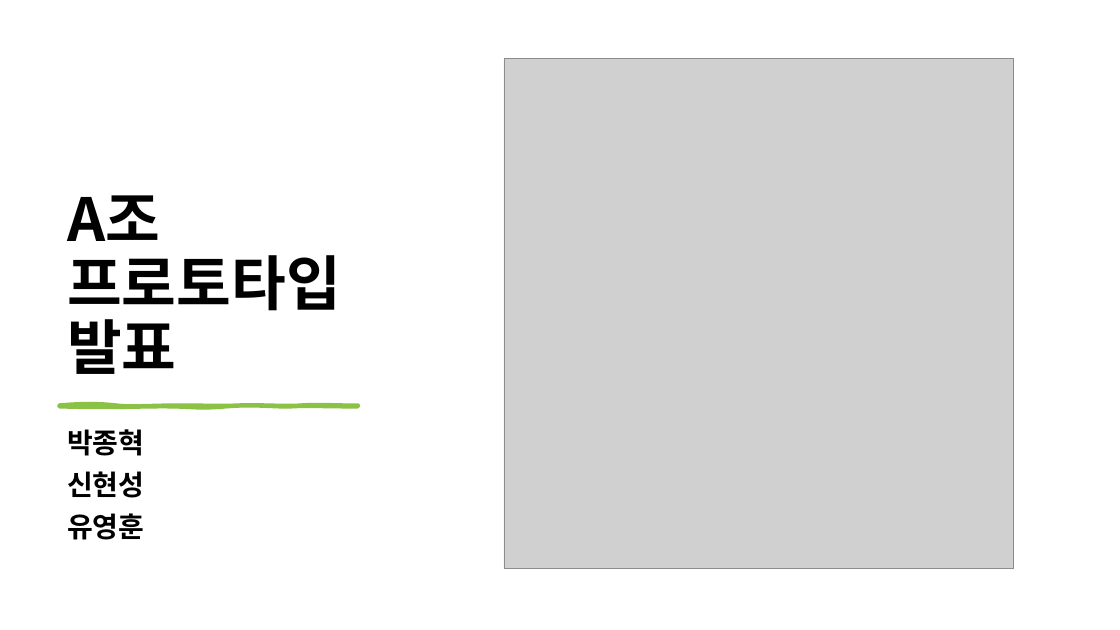
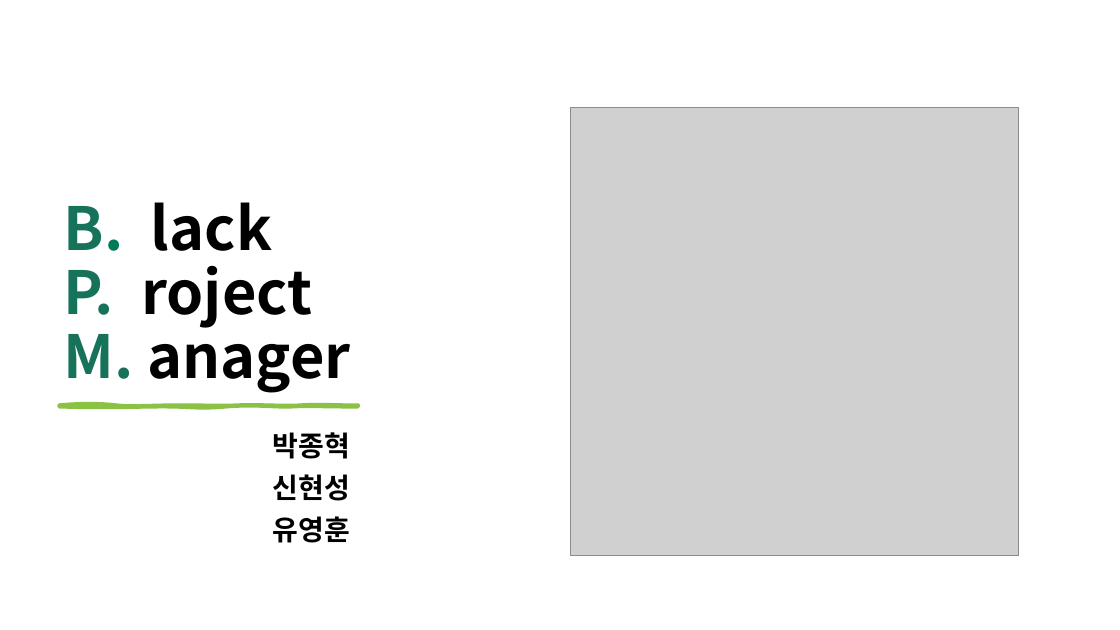
Before and after one commit to ShinHyeonSeong/Final, a slide deck: slide 1 of 기획 UI/A조 프로토타입 발표.pptx. Drawn at 1120x630 pixels with LibreOffice and Linux fonts; fonts in the diff are those of the drawing; grey boxes stand for pictures. Boxes give left, top, right and bottom in pixels: in the first picture for what was removed or moved away, otherwise in the second. Text is boxed around its words. In the diff, an @@ line names an element or a change of style, - is before the commit and + after.

```diff
--- a/기획 UI/A조 프로토타입 발표.pptx
+++ b/기획 UI/A조 프로토타입 발표.pptx
@@ picture resized from (x1=504, y1=59, x2=1014, y2=569) to (x1=571, y1=108, x2=1018, y2=555) @@
@@ title at (x1=64, y1=202, x2=350, y2=393): text changed @@
-A조 프로토타입 발표
+B. lack
+P. roject
+M. anager
@@ text "박종혁" moved from (x1=67, y1=429, x2=144, y2=540) to (x1=273, y1=432, x2=350, y2=543) @@
```
Also in this commit, not shown: 3 other slides changed, 1 slide added.
